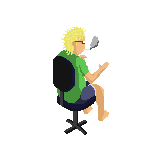
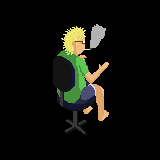
Before/after of a 160×160 layered artwork. What changed in the layer stack:
added group "Generalist copie" with 3 layers above "Generalist" over [52, 24, 109, 135]
added layer "smoke" in group "Generalist copie" over [83, 24, 106, 50]
added layer "sit" (1st of 2, in "Generalist copie") in group "Generalist copie" over [52, 56, 99, 135]
added layer "face" (1st of 2, in "Generalist copie") in group "Generalist copie" over [57, 26, 109, 121]
hid group "Generalist" (3 layers) over [52, 26, 109, 135]
added layer "Calque 2" above "Calque 1" over [0, 0, 160, 160]
